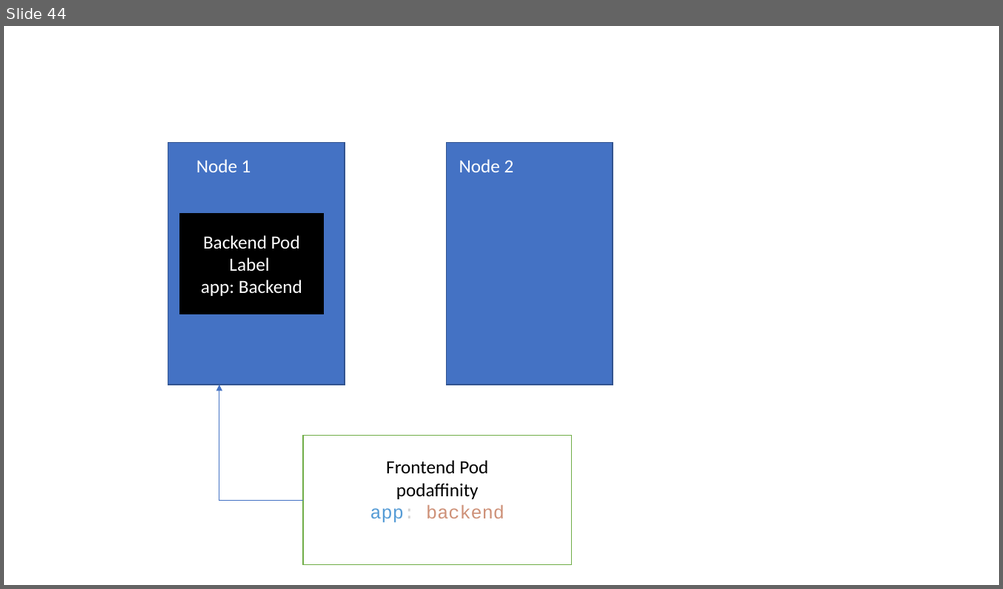
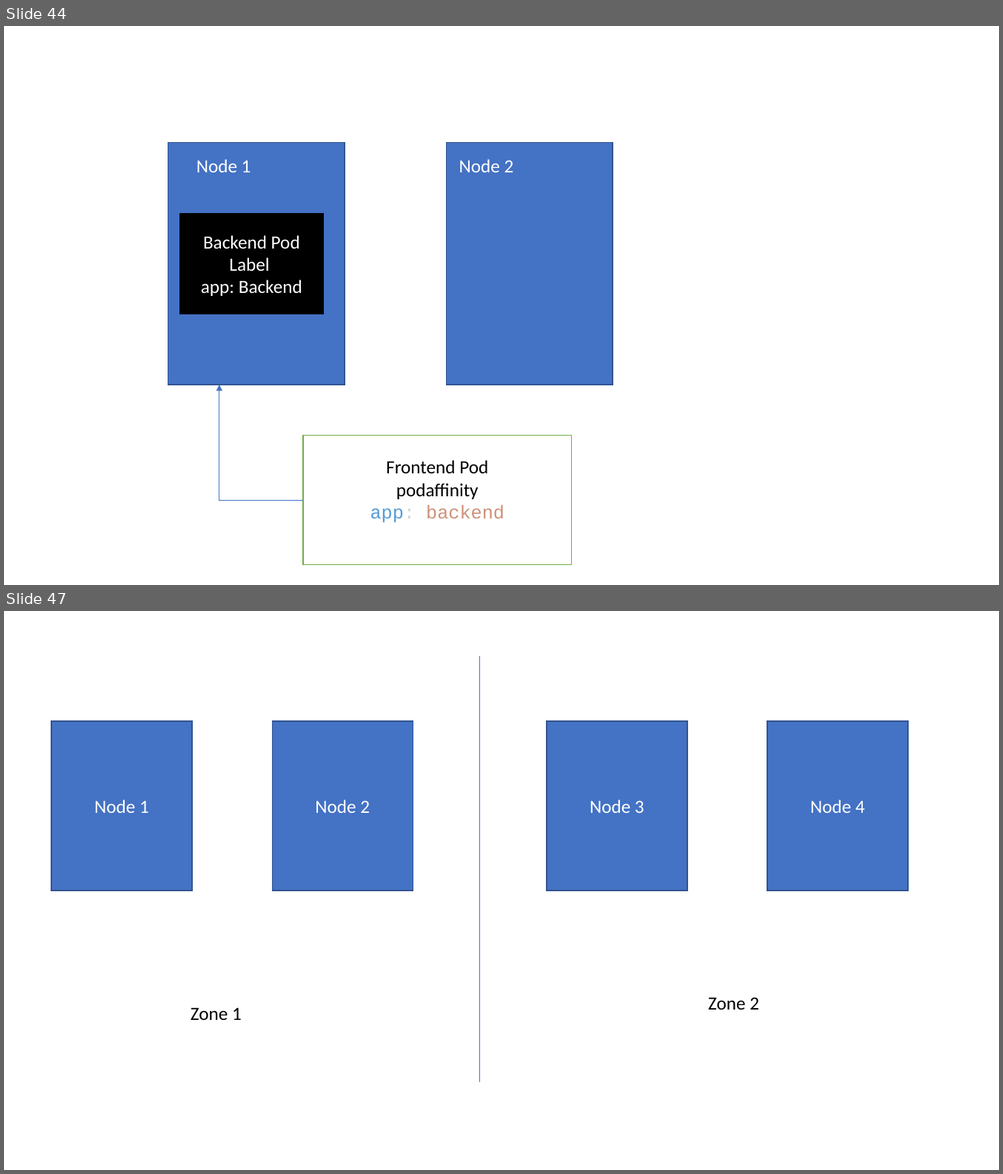
Before and after one commit to BhaveshBR/ckalab, a slide deck: WhiteBoard.pptx. Shown one above the other, each under a label of ours: slide 44 before the commit, slides 44 and 47 after it; the slides between them are not shown. The pictures are 1003x589 and 1003x1174 pixels, drawn with LibreOffice and Linux fonts; fonts in the diff are those of the drawing. Boxes give left, top, right and bottom in pixels: in the first picture for what was removed or moved away, otherwise in the second. Text is boxed around its words. In the diff, an @@ line names an element or a change of style, - is before the commit and + after.

```diff
--- a/WhiteBoard.pptx
+++ b/WhiteBoard.pptx
@@ slide 47 added at [4,611,999,1170], background #FFFFFF @@
@@ line added from (480, 655) to (480, 1082), #4472C4 0.5 pt @@
@@ rectangle added at [52,721,193,891], fill #4472C4, outline #325491 1 pt, 18 pt, text #FFFFFF @@
+Node 1
@@ rectangle added at [272,721,413,891], fill #4472C4, outline #325491 1 pt, 18 pt, text #FFFFFF @@
+Node 2
@@ rectangle added at [546,721,688,891], fill #4472C4, outline #325491 1 pt, 18 pt, text #FFFFFF @@
+Node 3
@@ rectangle added at [767,721,908,891], fill #4472C4, outline #325491 1 pt, 18 pt, text #FFFFFF @@
+Node 4
@@ text added at [190,1008,242,1020], 18 pt, text #000000 @@
+Zone 1
@@ text added at [708,997,759,1010], 18 pt, text #000000 @@
+Zone 2
```
Also in this commit, not shown: 21 other slides added.
